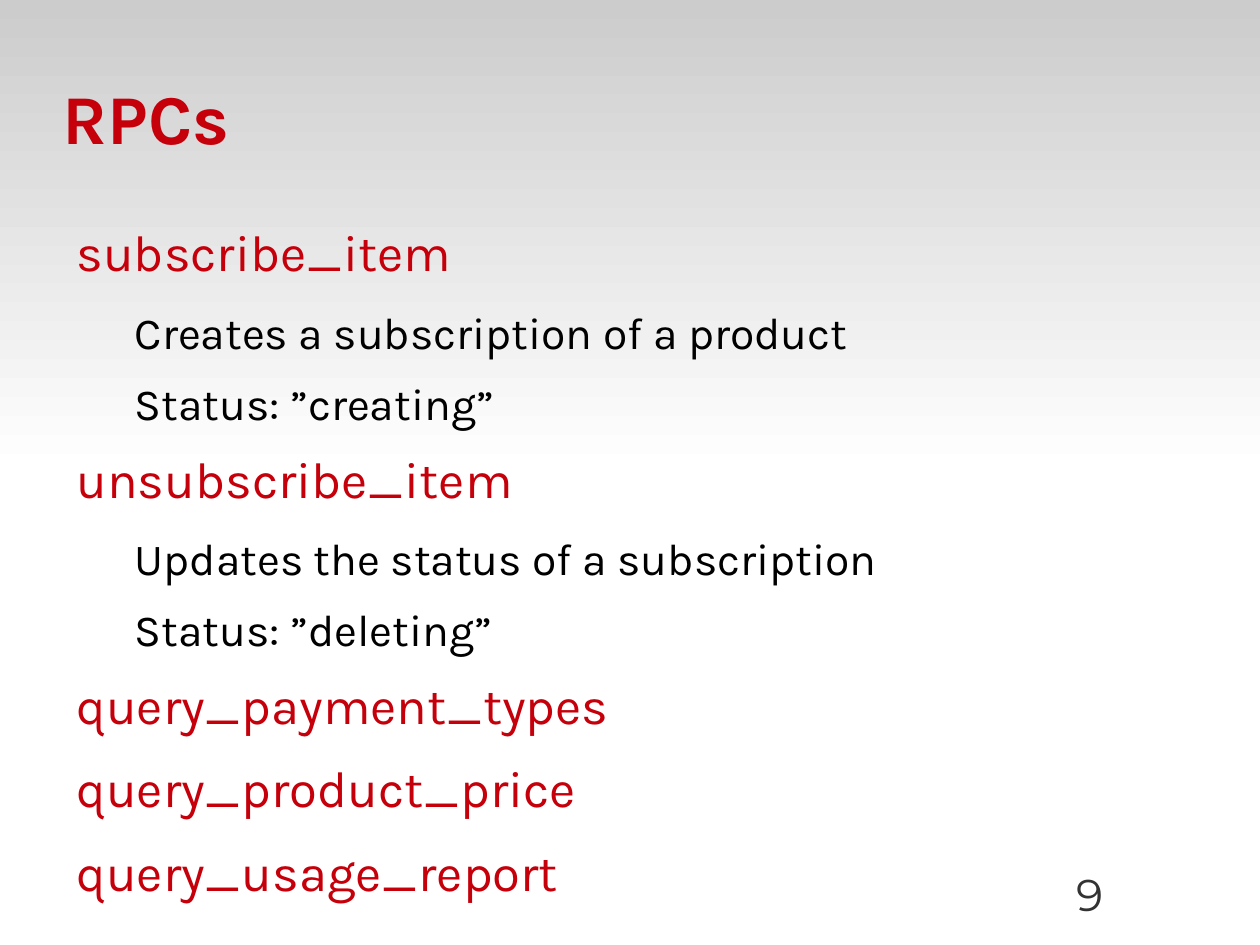
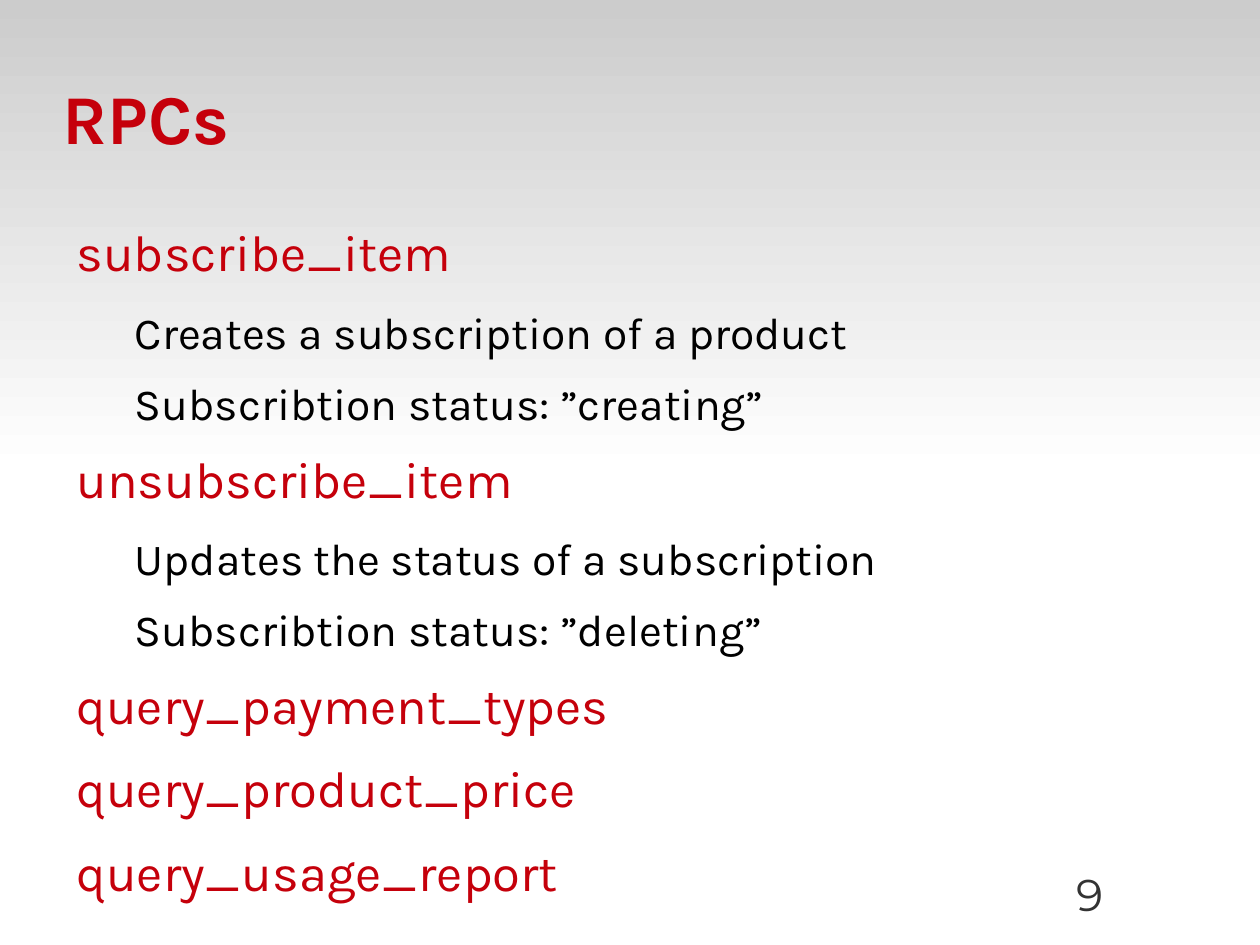
Before and after one commit to zyluo/talk-OSDS-2012, a slide deck: slide 9 of OSDS-2012-SF-dough-LZY.odp. Drawn at 1260x945 pixels with LibreOffice and Linux fonts; fonts in the diff are those of the drawing; background and template pictures are left out. Boxes give left, top, right and bottom in pixels: in the first picture for what was removed or moved away, otherwise in the second. Text is boxed around its words. In the diff, an @@ line names an element or a change of style, - is before the commit and + after.

```diff
--- a/OSDS-2012-SF-dough-LZY.odp
+++ b/OSDS-2012-SF-dough-LZY.odp
@@ text at (135, 389, 763, 431): text changed @@
-  Status: ”creating”
+  Subscribtion status: ”creating”
@@ text at (135, 615, 761, 657): text changed @@
-  Status: ”deleting”
+  Subscribtion status: ”deleting”
```
Also in this commit, not shown: 2 other slides changed.
